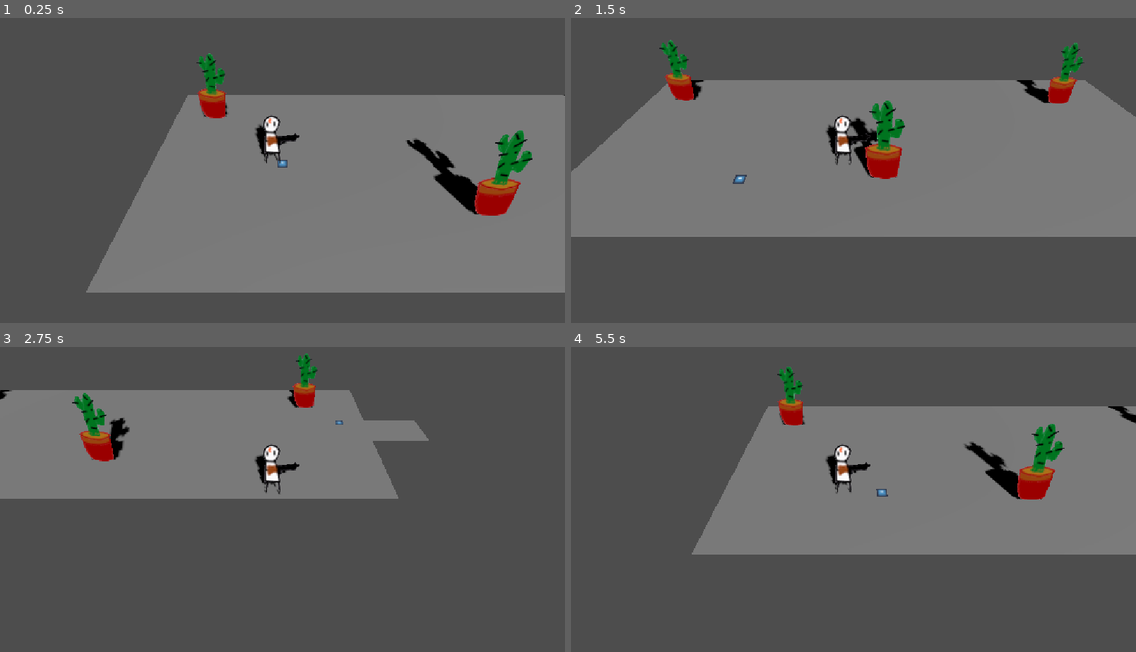
Above: before the commit, frames 1-4 (two rows, left to right).
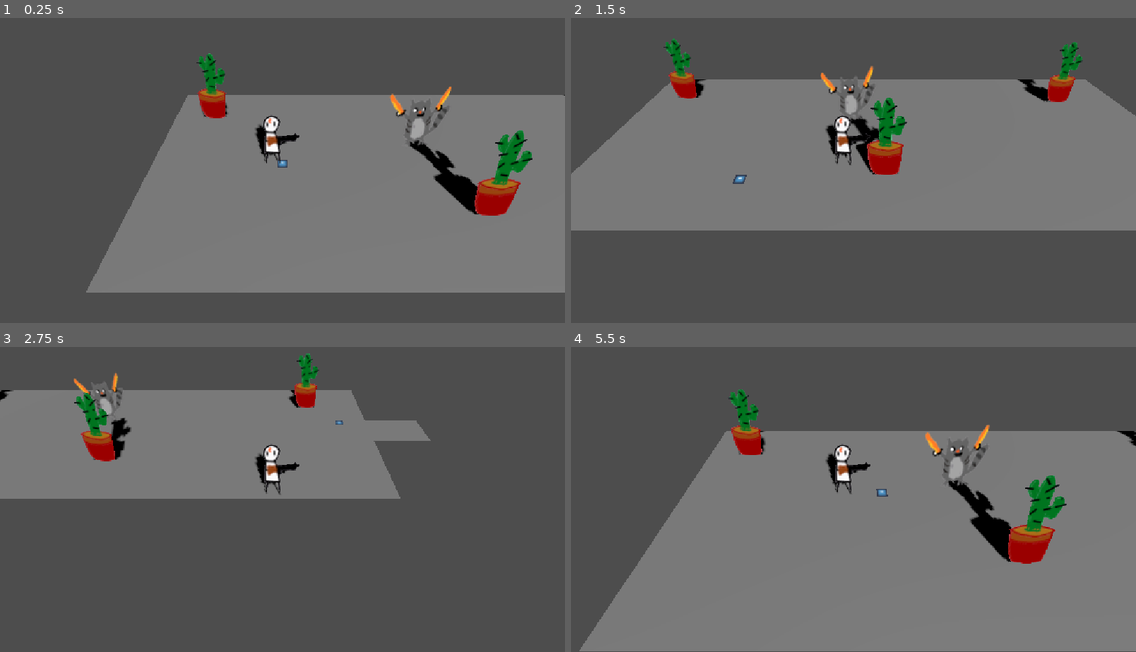
Above: after the commit, the same moments.

Repository: gmuGADIG/DEADSHOT
Game: Godot game, scene res://test_scenes/demo1/demo_a.tscn
Same seed, same stepped clock (60 frames per second), same inputs: the game is played once before the commit and once after it. This scene is started directly instead of the project's main scene. The engine's default icon, where the game draws it, is replaced by a stand-in: a white triangle on a blue panel in a dark square.
Inputs (mouse positions are in pixels of both pictures, inside the frame that each line leads up to):
- Up to frame 1 (0.25 s): no input
- Up to frame 2 (1.5 s): tap Enter at 0.5 s; move the mouse to (977, 149) at 0.52 s; hold D (move_right) 0.53-1.28 s; click (977, 149) at 0.6 s; move the mouse to (740, 179) at 1.27 s; hold S (move_down) from 1.28 s (still down); tap E (interact) at 1.35 s
- Up to frame 3 (2.75 s): move the mouse to (339, 423) at 2.02 s; release S (move_down) at 2.03 s; hold D (move_right) from 2.03 s (still down); tap Space (roll) at 2.1 s
- Up to frame 4 (5.5 s): move the mouse to (825, 557) at 2.77 s; release D (move_right) at 2.78 s; hold W (move_up) 2.78-3.53 s; click (825, 557) at 2.85 s; move the mouse to (1023, 542) at 3.52 s; hold E (interact) 3.53-4.28 s; hold A (move_left) 3.53-5.03 s; move the mouse to (684, 444) at 4.27 s; tap Space (roll) at 4.35 s; move the mouse to (881, 493) at 5.02 s; hold S (move_down) from 5.03 s (still down); click (881, 493) at 5.1 s

The runs differ from the first frame. In frame 1, 0.5% of the frame differs, in the area x 68-80%, y 22-42%; in frame 2, 4.6%; in frame 3, 1.1%; in frame 4, 43%, in the area x 1-100%, y 6-100%.

Commit message:
Modular Components

Diff:
--- /dev/null
+++ b/components/damage/damage_component.gd
@@ -0,0 +1,12 @@
+class_name DamageComponent extends Node
+
+enum Source{
+	PLAYER,
+	ENEMY,
+	NEUTRAL
+}
+
+@export var damage : int
+@export var source : Source
+@export var knockback : float
+@export var stun_time : float
--- /dev/null
+++ b/components/damage/damage_component.tscn
@@ -0,0 +1,6 @@
+[gd_scene load_steps=2 format=3 uid="uid://007x0lj0h4n0"]
+
+[ext_resource type="Script" uid="uid://bhpagy0iq3tpw" path="res://components/damage/damage_component.gd" id="1_t37o0"]
+
+[node name="DamageComponent" type="Node"]
+script = ExtResource("1_t37o0")
--- /dev/null
+++ b/components/health/health_component.gd
@@ -0,0 +1,19 @@
+class_name HealthComponent extends Node
+
+signal killed
+
+@export var max_health : int
+
+var health : int
+
+func _ready() -> void:
+	health = max_health
+
+func hurt(amount : int) -> void:
+	health-=amount
+	print(get_parent().name,": ",health," hp")
+	if health <= 0:
+		killed.emit()
+
+func heal(amount : int) -> void:
+	health = clampi(health+amount,0,max_health)
--- /dev/null
+++ b/components/health/health_component.tscn
@@ -0,0 +1,6 @@
+[gd_scene load_steps=2 format=3 uid="uid://hiyp7n7uvc4m"]
+
+[ext_resource type="Script" uid="uid://do5vs8m1law7o" path="res://components/health/health_component.gd" id="1_npdka"]
+
+[node name="HealthComponent" type="Node"]
+script = ExtResource("1_npdka")
--- /dev/null
+++ b/components/hurtbox/hurtbox_component.gd
@@ -0,0 +1,15 @@
+class_name HurtboxComponent extends Area3D
+
+
+
+@export var health_component : HealthComponent
+@export var allowed_damage_sources : Array[DamageComponent.Source]
+
+func _ready() -> void:
+	assert(health_component != null, "No health component added")
+
+
+
+func hit(damage_component: DamageComponent) -> void:
+	if allowed_damage_sources.has(damage_component.source):
+		health_component.hurt(damage_component.damage)
--- /dev/null
+++ b/components/hurtbox/hurtbox_component.tscn
@@ -0,0 +1,6 @@
+[gd_scene load_steps=2 format=3 uid="uid://b7d3oiw27awag"]
+
+[ext_resource type="Script" uid="uid://lxg83i28nlul" path="res://components/hurtbox/hurtbox_component.gd" id="1_moset"]
+
+[node name="HurtboxComponent" type="Area3D"]
+script = ExtResource("1_moset")
--- a/project.godot
+++ b/project.godot
@@ -32,6 +32,7 @@
 
 folder_colors={
 "res://audio/": "red",
+"res://components/": "blue",
 "res://menu/": "orange",
 "res://systems/": "teal",
 "res://systems/save/": "teal",
--- a/test_scenes/demo1/demo_a.tscn
+++ b/test_scenes/demo1/demo_a.tscn
@@ -1,7 +1,8 @@
-[gd_scene load_steps=5 format=3 uid="uid://btuw2i28k0axl"]
+[gd_scene load_steps=6 format=3 uid="uid://btuw2i28k0axl"]
 
 [ext_resource type="PackedScene" uid="uid://bk60c4813t663" path="res://world/levels/level_base.tscn" id="1_p0tjl"]
 [ext_resource type="Texture2D" uid="uid://cjbsq7rk6r3h4" path="res://temp_art/gartic/cactus.png" id="2_yl5fl"]
+[ext_resource type="PackedScene" uid="uid://dxdkwdigtcn43" path="res://world/enemy/test/enemy_test.tscn" id="4_hxoc3"]
 [ext_resource type="PackedScene" uid="uid://rberd5xw8srm" path="res://world/transitions/transition.tscn" id="4_yl5fl"]
 
 [sub_resource type="Curve3D" id="Curve3D_lkd7d"]
@@ -39,3 +40,6 @@
 
 [node name="Right" type="Marker3D" parent="EntryPoints" index="0"]
 transform = Transform3D(1, 0, 0, 0, 1, 0, 0, 0, 1, 16.214909, 0, 0.96318436)
+
+[node name="EnemyTest" parent="." index="5" instance=ExtResource("4_hxoc3")]
+transform = Transform3D(1, 0, 0, 0, 1, 0, 0, 0, 1, 3.065703, 0.21243535, -0.2136469)
--- a/world/enemy/base/enemy_base.tscn
+++ b/world/enemy/base/enemy_base.tscn
@@ -1,6 +1,8 @@
-[gd_scene load_steps=3 format=3 uid="uid://dx3l0wduat3tp"]
+[gd_scene load_steps=5 format=3 uid="uid://dx3l0wduat3tp"]
 
 [ext_resource type="Script" uid="uid://duwt050r1xw07" path="res://world/enemy/base/enemy_base.gd" id="1_1uty2"]
+[ext_resource type="PackedScene" uid="uid://hiyp7n7uvc4m" path="res://components/health/health_component.tscn" id="2_17eo5"]
+[ext_resource type="PackedScene" uid="uid://b7d3oiw27awag" path="res://components/hurtbox/hurtbox_component.tscn" id="3_1tv51"]
 
 [sub_resource type="CylinderShape3D" id="CylinderShape3D_plfsl"]
 height = 1.85699
@@ -15,3 +17,14 @@
 
 [node name="Sprite3D" type="Sprite3D" parent="."]
 transform = Transform3D(1, 0, 0, 0, 0.866025, 0.5, 0, -0.5, 0.866025, 0, 1, 0)
+
+[node name="HealthComponent" parent="." instance=ExtResource("2_17eo5")]
+max_health = 10
+
+[node name="HurtboxComponent" parent="." node_paths=PackedStringArray("health_component") instance=ExtResource("3_1tv51")]
+health_component = NodePath("../HealthComponent")
+allowed_damage_sources = Array[int]([0])
+
+[node name="CollisionShape3D" type="CollisionShape3D" parent="HurtboxComponent"]
+transform = Transform3D(1, 0, 0, 0, 1, 0, 0, 0, 1, 0, 0.94693, 0)
+shape = SubResource("CylinderShape3D_plfsl")
--- a/world/player/weapon/bullet/player_bullet.gd
+++ b/world/player/weapon/bullet/player_bullet.gd
@@ -1,5 +1,7 @@
 class_name Bullet
 extends Area3D
+
+@export var damage_component : DamageComponent
 
 const SPEED := 40.0
 
@@ -14,5 +16,9 @@
 
 func _on_body_entered(body: Node3D) -> void:
 	print("Bullet hit `%s`" % body.name)
-	if body.has_method("hit"):
-		body.hit(self)
+
+
+func _on_area_entered(area: Area3D) -> void:
+	if area is HurtboxComponent:
+		var hurtbox : HurtboxComponent = area
+		hurtbox.hit(damage_component)
--- a/world/player/weapon/bullet/player_bullet.tscn
+++ b/world/player/weapon/bullet/player_bullet.tscn
@@ -1,13 +1,15 @@
-[gd_scene load_steps=4 format=3 uid="uid://bq22o80xk3p40"]
+[gd_scene load_steps=5 format=3 uid="uid://bq22o80xk3p40"]
 
 [ext_resource type="Script" uid="uid://bykjiyhskge1i" path="res://world/player/weapon/bullet/player_bullet.gd" id="1_0g3v8"]
 [ext_resource type="Texture2D" uid="uid://sxaysn4gqoxo" path="res://temp_art/gartic/coin.png" id="1_bnpoh"]
+[ext_resource type="PackedScene" uid="uid://007x0lj0h4n0" path="res://components/damage/damage_component.tscn" id="3_njpx5"]
 
 [sub_resource type="SphereShape3D" id="SphereShape3D_0g3v8"]
 radius = 0.2795053
 
-[node name="PlayerBullet" type="Area3D"]
+[node name="PlayerBullet" type="Area3D" node_paths=PackedStringArray("damage_component")]
 script = ExtResource("1_0g3v8")
+damage_component = NodePath("DamageComponent")
 
 [node name="Sprite3D" type="Sprite3D" parent="."]
 transform = Transform3D(0.41249996, 0, 0, 0, 0.2916815, 0.2916815, 0, -0.2916815, 0.2916815, 0, 0, 0)
@@ -16,4 +18,8 @@
 [node name="CollisionShape3D" type="CollisionShape3D" parent="."]
 shape = SubResource("SphereShape3D_0g3v8")
 
+[node name="DamageComponent" parent="." instance=ExtResource("3_njpx5")]
+damage = 2
+
+[connection signal="area_entered" from="." to="." method="_on_area_entered"]
 [connection signal="body_entered" from="." to="." method="_on_body_entered"]
Not shown, added: components/damage/damage_component.gd.uid
Not shown, added: components/health/health_component.gd.uid
Not shown, added: components/hurtbox/hurtbox_component.gd.uid
